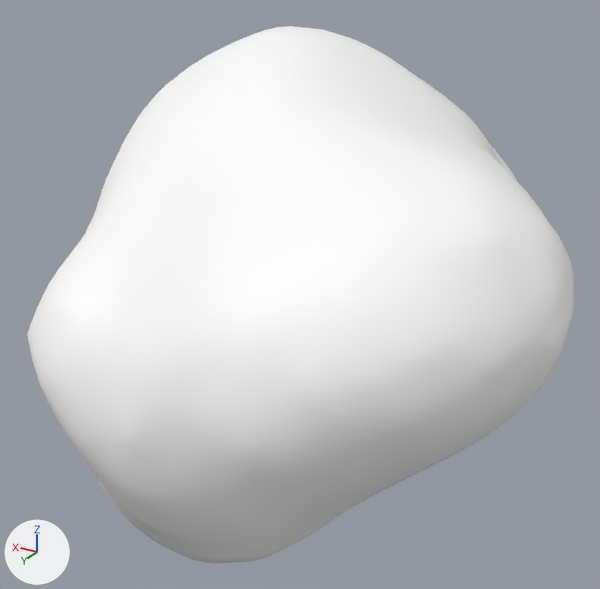
The glTF model Assets/Models/Environment/Stellar/Clouds/Cloud2/Cloud_Outside_glow.glb as it was, and as the next commit left it.
Both versions are drawn from a 50 mm lens placed at (-0.64, 1.136, 0.512), pointed at (0.023, 0.032, -0.04). Every picture has the same lights, and +X, +Y and +Z are marked at lower left. The older version comes first.

Objects in the first picture: 'Cloud2_Outside_glow'.
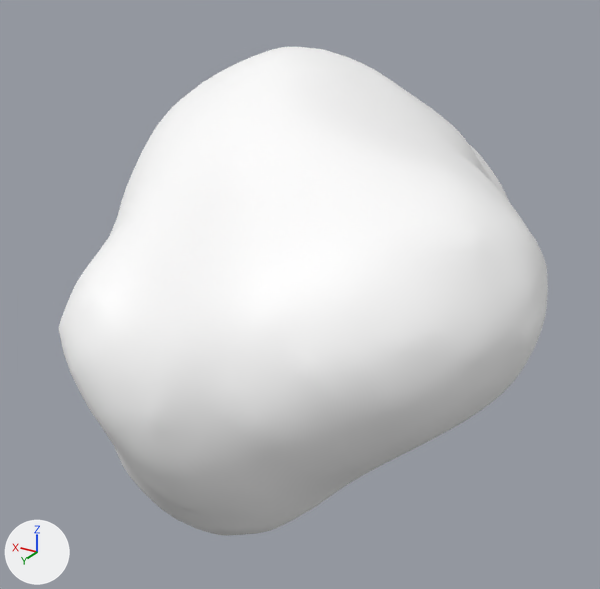
Where the change shows, as pixel boxes [x1, y1, x2, y2] in the pictures (600 x 589 px):
'Cloud2_Outside_glow', reshaped, rescaled (10% narrower, 9% shorter)
    before: [27, 26, 574, 563]
    after: [58, 47, 548, 536]

Patch to the scene script:
```diff
--- a/Assets/Models/Environment/Stellar/Clouds/Cloud2/Cloud_Outside_glow.glb.py
+++ b/Assets/Models/Environment/Stellar/Clouds/Cloud2/Cloud_Outside_glow.glb.py
@@ me_icosphere_008 @@
 # used by ob_cloud2_outside_glow; location = (0.0, 0.0, 0.0); scale = (1.21, 1.21, 1.21)
-me_icosphere_008.from_pydata(...)  # 3842 vertices, 7680 faces; spans x -0.367..0.332, y -0.462..0.452, z -0.34..0.313
+me_icosphere_008.from_pydata(...)  # 3842 vertices, 7680 faces; spans x -0.407..0.368, y -0.512..0.501, z -0.376..0.346
+# me_icosphere_008 part 1: 3842 of 3842 vertices moved; they spanned x -0.367..0.332, y -0.462..0.452, z -0.34..0.313 and now span x -0.407..0.368, y -0.512..0.501, z -0.376..0.346; mean shift (-0.001, 0.0, -0.001)
 me_icosphere_008.materials.append(mat_defaultmaterial)
@@ ob_cloud2_outside_glow @@
 ob_cloud2_outside_glow.location = (0.0, 0.0, 0.0)
-ob_cloud2_outside_glow.scale = (1.21, 1.21, 1.21)
```
